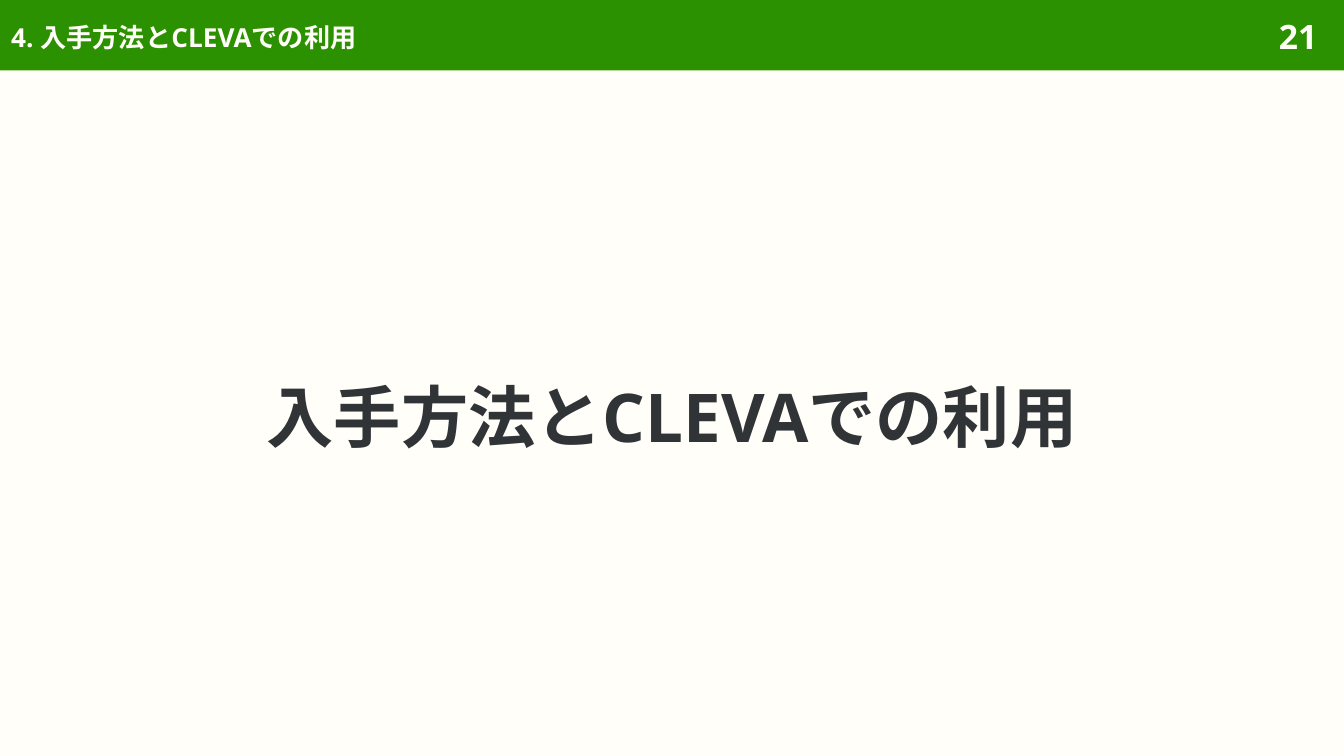
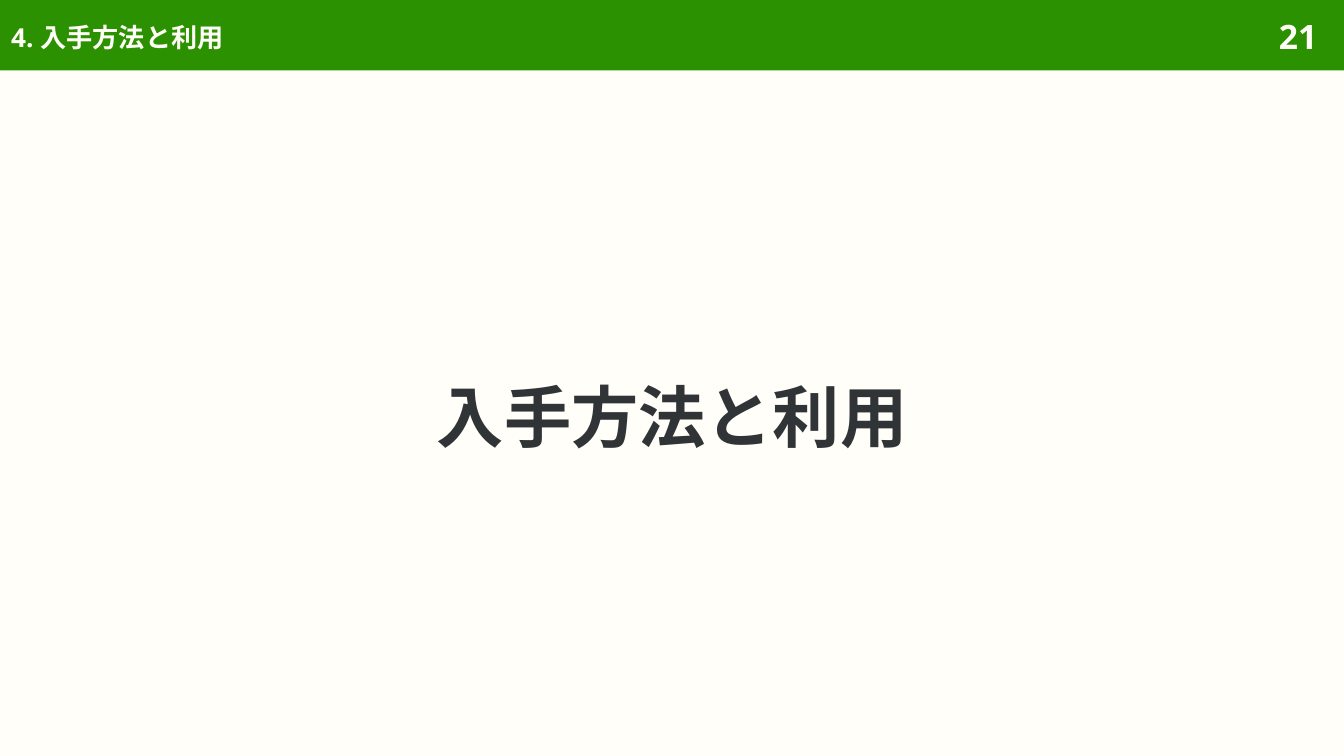
Before and after one commit to sasakiy84/datasets-in-10-minutes, a slide deck: slide 21 of slides/datasets-in-10-minutes-cold.pptx. Drawn at 1344x756 pixels with LibreOffice and Linux fonts; fonts in the diff are those of the drawing. Boxes give left, top, right and bottom in pixels: in the first picture for what was removed or moved away, otherwise in the second. Text is boxed around its words. In the diff, an @@ line names an element or a change of style, - is before the commit and + after.

```diff
--- a/slides/datasets-in-10-minutes-cold.pptx
+++ b/slides/datasets-in-10-minutes-cold.pptx
@@ title at (11,24,223,50): text changed @@
-4. 入手方法とCLEVAでの利用
+4. 入手方法と利用
@@ title at (437,384,907,449): text changed @@
-入手方法とCLEVAでの利用
+入手方法と利用
```
Also in this commit, not shown: 5 other slides changed, 2 slides removed, 53 other files.
